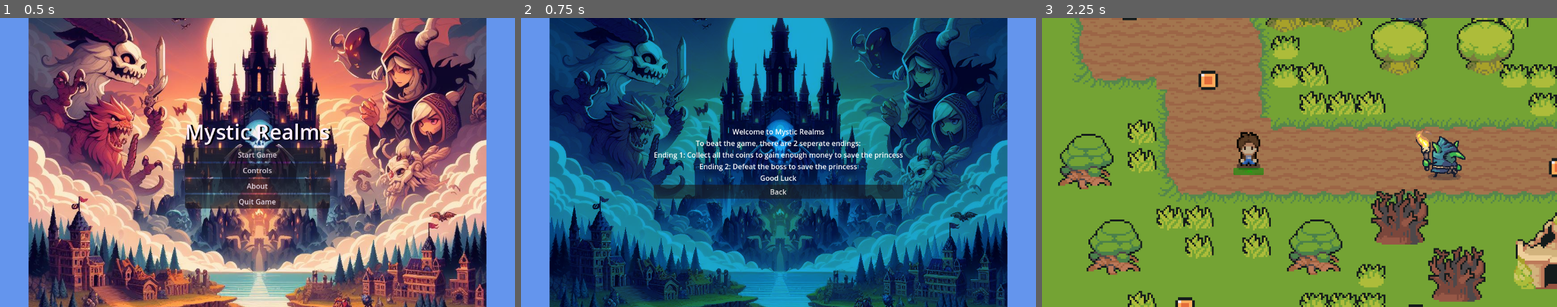
Above: before the commit, frames 1-3 (left to right).
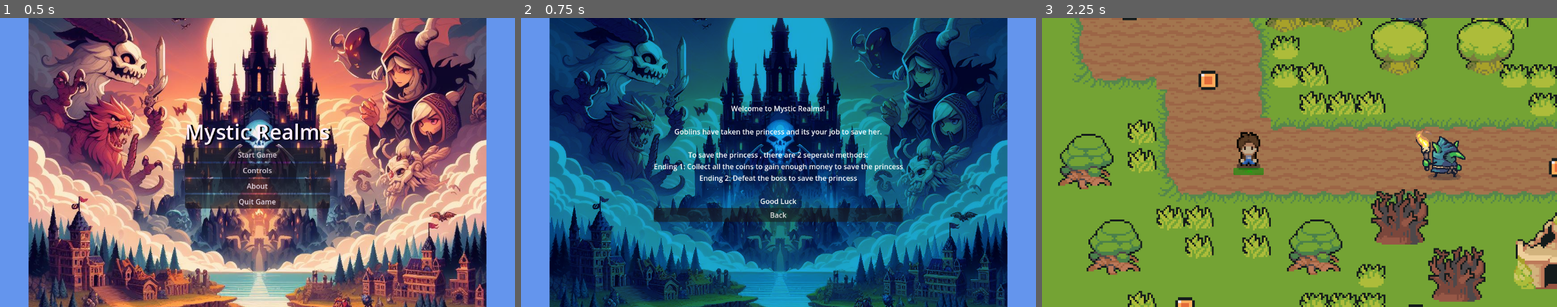
Above: after the commit, the same moments.

Repository: mtzamanpk/MysticRealms
Game: Godot game, scene res://scenes/start_menu.tscn
Two runs of this game, one before a commit and one after it. Both use one fixed random seed, a clock stepped at 60 frames per second and the inputs below.
Inputs:
- Up to frame 1 (0.5 s): no input
- Up to frame 2 (0.75 s): click "About" at 0.5 s
- Up to frame 3 (2.25 s): click "Back" at 1.25 s; click "Start Game" at 2 s

Frame 1 is identical in both runs. In frame 2, 7.2% of the frame differs, in the area x 25-75%, y 30-71%; in frame 3, nothing differs.

Commit message:
Update about.tscn

Diff:
--- a/Game/scenes/about.tscn
+++ b/Game/scenes/about.tscn
@@ -38,10 +38,14 @@
 
 [node name="Label" type="Label" parent="VBoxContainer"]
 layout_mode = 2
-text = "Welcome to Mystic Realms
-To beat the game, there are 2 seperate endings:
+text = "Welcome to Mystic Realms!
+
+Goblins have taken the princess and its your job to save her.
+
+To save the princess , there are 2 seperate methods:
 Ending 1: Collect all the coins to gain enough money to save the princess
 Ending 2: Defeat the boss to save the princess
+
 Good Luck"
 horizontal_alignment = 1
 
